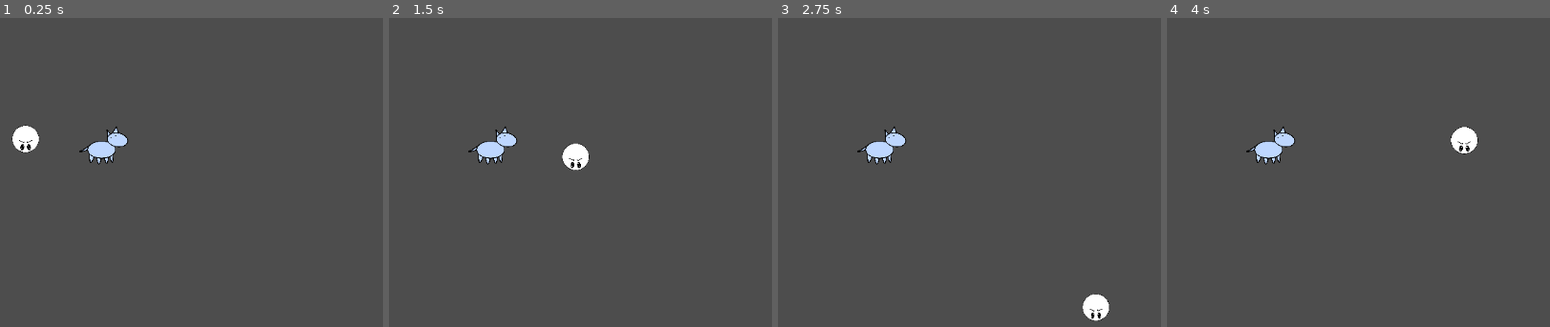
Above: before the commit, frames 1-4 (left to right).
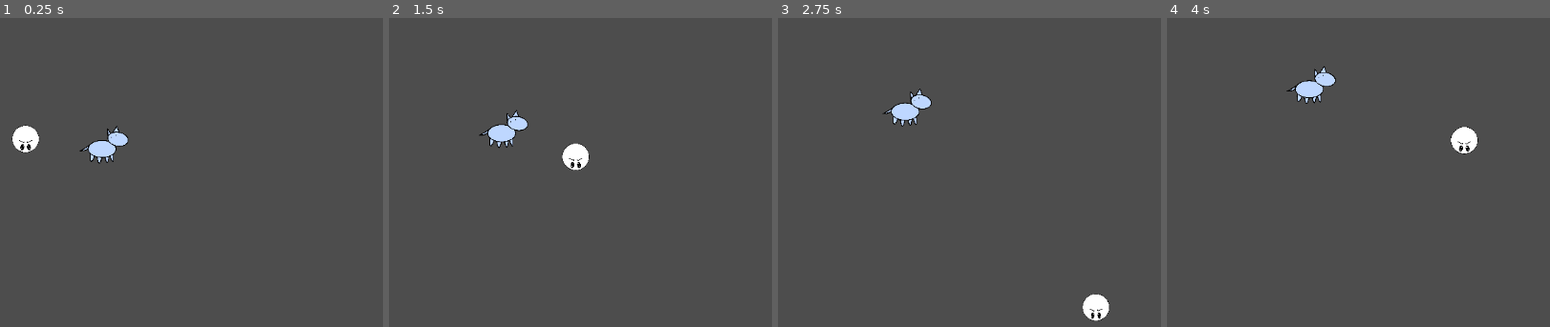
Above: after the commit, the same moments.

Repository: RandomPuddles/Un-Leashed
Game: Godot game, scene res://Scenes/main.tscn
The game is run twice, just before and just after one commit, with the same random seed, the same clock (stepped at 60 frames per second) and the same inputs.
Inputs:
- Up to frame 1 (0.25 s): no input
- Up to frame 2 (1.5 s): hold D (right) 0.53-1.28 s; hold S (down) from 1.28 s (still down)
- Up to frame 3 (2.75 s): release S (down) at 2.03 s; hold D (right) from 2.03 s (still down)
- Up to frame 4 (4 s): release D (right) at 2.78 s; hold W (up) 2.78-3.53 s; hold A (left) from 3.53 s (still down)

The runs differ from the first frame. In frame 1, 0.3% of the frame differs, in the area x 20-34%, y 34-48%; in frame 2, 1.0%; in frame 3, 1.3%, in the area x 20-41%, y 22-48%; in frame 4, 1.3%.

Commit message:
Dog now meanders around the screen.

Diff:
--- a/un-leashed/Scenes/dog.tscn
+++ b/un-leashed/Scenes/dog.tscn
@@ -55,3 +55,5 @@
 position = Vector2(3, 0.9999999)
 scale = Vector2(1.0504329, 0.8760216)
 shape = SubResource("CircleShape2D_bno1h")
+
+[node name="Timer" type="Timer" parent="." unique_id=235442410]
--- a/un-leashed/Scenes/main.tscn
+++ b/un-leashed/Scenes/main.tscn
@@ -10,3 +10,4 @@
 
 [node name="Node2D" parent="." unique_id=1030532302 instance=ExtResource("2_bo1nx")]
 position = Vector2(634, 372)
+maxSpeed = 2000.0
--- a/un-leashed/Scripts/dog.gd
+++ b/un-leashed/Scripts/dog.gd
@@ -1,20 +1,32 @@
+
 extends RigidBody2D
 
-@export var acceleration: float = 2000.0
+@export var walkForce: float = 50.0
+@export var runForce: float = 100.0
 @export var maxSpeed: float = 2000.0
+
 var direction: Vector2
+@onready var timer: Timer = $Timer
 
-# Called when the node enters the scene tree for the first time.
 func _ready() -> void:
+	timer.timeout.connect(onTimeout)
+	randTimeStart()
 	randomDirection()
 
+func _physics_process(delta: float) -> void:
+	# Continuously apply force in the dog's current direction
+	if linear_velocity.length() < maxSpeed:
+		apply_central_force(direction * walkForce)
 
-# Called every frame. 'delta' is the elapsed time since the previous frame.
-func _process(delta: float) -> void:
-	pass
+# Choose a random direction for the dog to wander
+func randomDirection() -> void:
+	direction = Vector2(randf_range(-1.0, 1.0), randf_range(-1.0, 1.0)).normalized()
 
-# Make it so the dog wanders in a random direction that changes every 2-5 seconds, and runs at anything of interest
+# Start the timer with a random duration between 2 and 5 seconds
+func randTimeStart() -> void:
+	timer.start(randf_range(2.0, 5.0))
 
-
-func randomDirection():
-	direction = Vector2(randf_range(1,10),randf_range(1,10))
+# Called when the timer finishes
+func onTimeout() -> void:
+	randomDirection() # Pick a new direction
+	randTimeStart()    # Restart the timer
